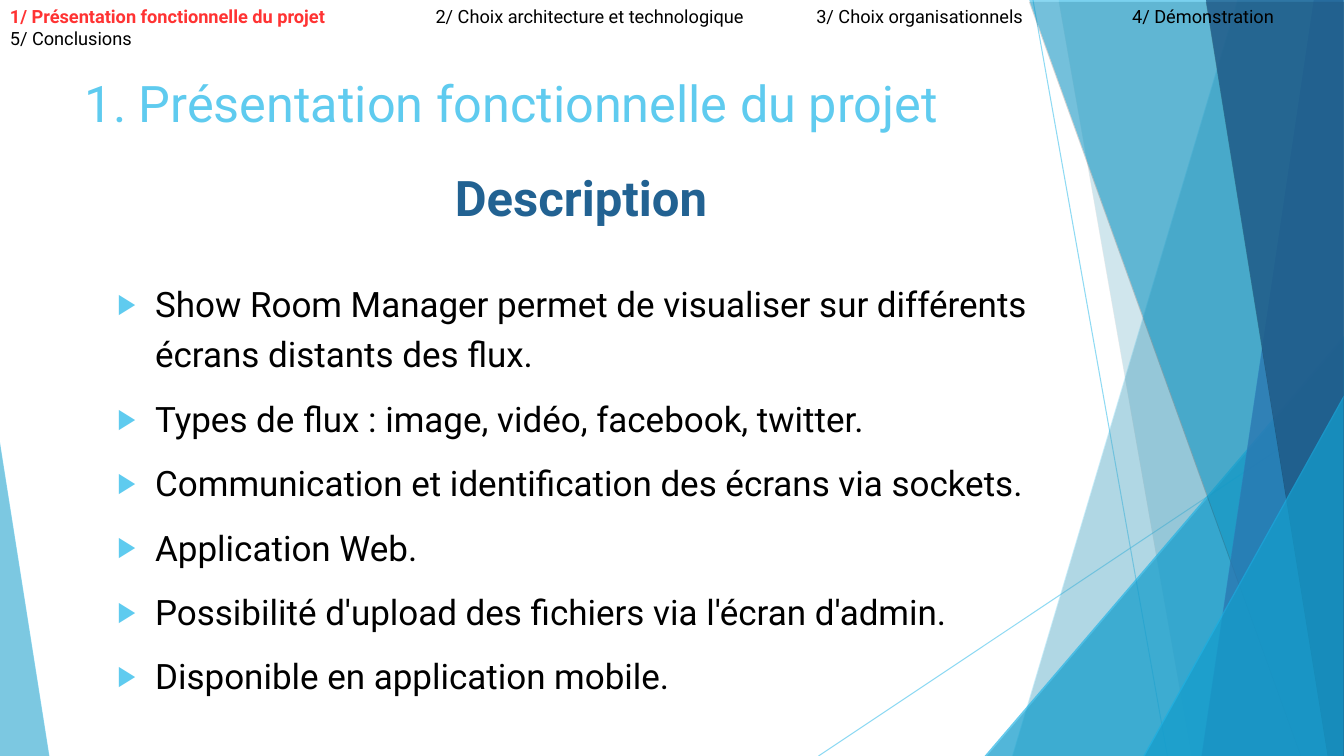
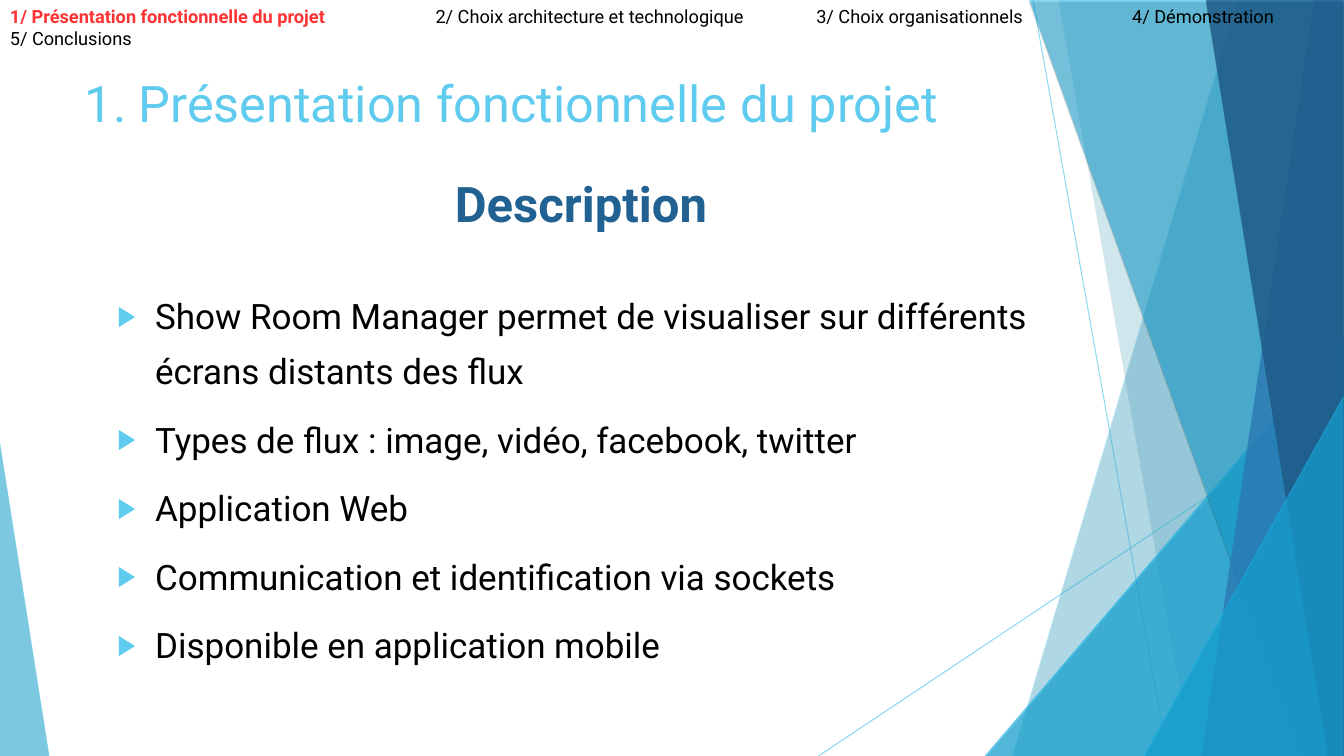
Before and after one commit to ComeBurguburu/AmbianceShowRoom, a slide deck: slide 3 of docs/Presentation orale.odp. Drawn at 1344x756 pixels with LibreOffice and Linux fonts; fonts in the diff are those of the drawing. Boxes give left, top, right and bottom in pixels: in the first picture for what was removed or moved away, otherwise in the second. Text is boxed around its words. In the diff, an @@ line names an element or a change of style, - is before the commit and + after.

Commit message:
Last presentation

```diff
--- a/docs/Presentation orale.odp
+++ b/docs/Presentation orale.odp
@@ text at [455, 186, 707, 232]: line spacing 0.9 to 1 @@
@@ text at [155, 302, 1027, 665]: text changed @@
-▶ Show Room Manager permet de visualiser sur différents écrans distants des flux.
-▶ Types de flux : image, vidéo, facebook, twitter.
-▶ Communication et identification des écrans via sockets.
-▶ Application Web.
-▶ Possibilité d'upload des fichiers via l'écran d'admin.
-▶ Disponible en application mobile.
+▶ Show Room Manager permet de visualiser sur différents écrans distants des flux
+▶ Types de flux : image, vidéo, facebook, twitter
+▶ Application Web
+▶ Communication et identification via sockets
+▶ Disponible en application mobile
```
Also in this commit, not shown: 13 other slides changed, 3 other files.
